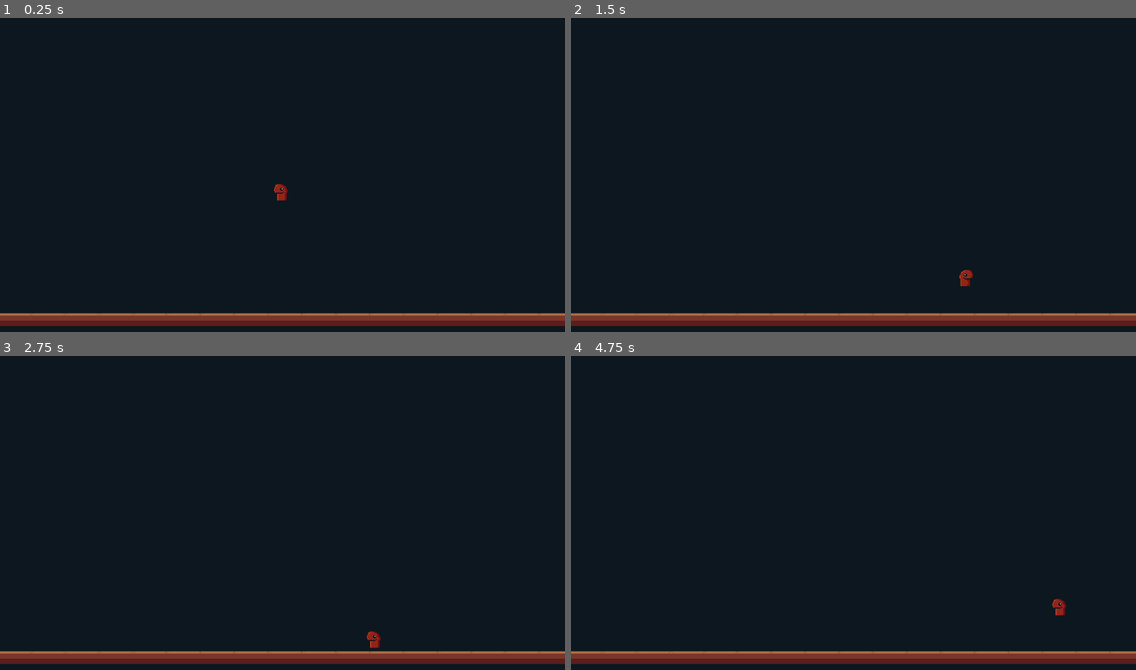
Above: before the commit, frames 1-4 (two rows, left to right).
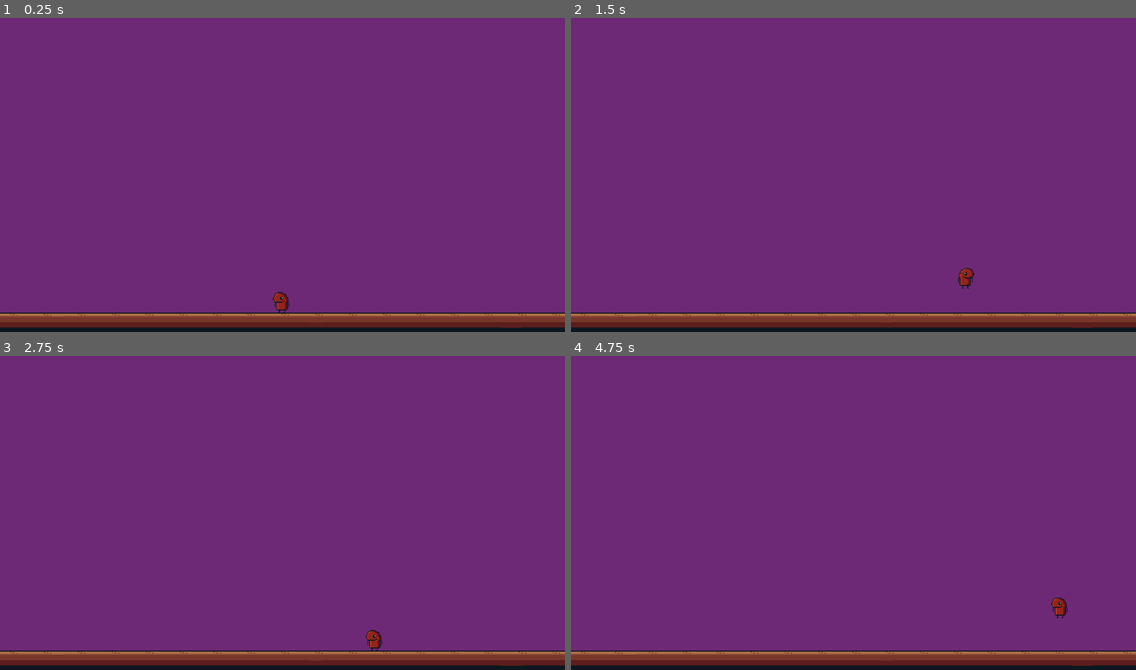
Above: after the commit, the same moments.

Repository: KilpikonnanKerma/ctc
Game: Godot game, scene res://scenes/scene_1.tscn
Same seed, same stepped clock (60 frames per second), same inputs: the game is played once before the commit and once after it.
Inputs:
- Up to frame 1 (0.25 s): no input
- Up to frame 2 (1.5 s): tap Enter at 0.5 s; hold Shift (run) 0.53-1.28 s; hold D (mv_right) from 0.53 s (still down); tap Space (jump) at 0.77 s; tap Shift (run) at 1.35 s
- Up to frame 3 (2.75 s): tap Space (jump) at 1.52 s; release D (mv_right) at 2.03 s; hold A (mv_left) from 2.03 s (still down); hold Shift (run) from 2.03 s (still down)
- Up to frame 4 (4.75 s): release A (mv_left) at 2.78 s; release Shift (run) at 2.78 s; hold D (mv_right) 2.78-4.28 s; tap Shift (run) at 2.85, 4.35 s; tap Space (jump) at 3.02, 3.77, 4.52 s; hold Shift (run) 3.53-4.28 s; hold A (mv_left) from 4.28 s (still down)

The runs differ from the first frame. In frame 1, 96% of the frame differs, in the area x 0-100%, y 0-99%; in frame 2, 95%; in frame 3, 95%; in frame 4, 95%.

Commit message:
large updates

Diff:
--- a/scenes/scene_1.tscn
+++ b/scenes/scene_1.tscn
@@ -1,12 +1,13 @@
-[gd_scene load_steps=8 format=3 uid="uid://b56dj5ds4rp8e"]
+[gd_scene load_steps=9 format=3 uid="uid://b56dj5ds4rp8e"]
 
 [ext_resource type="Script" path="res://scripts/player.gd" id="1_3hcg4"]
 [ext_resource type="Texture2D" uid="uid://goygooi12ch" path="res://sprites/player_idle_0.png" id="2_khy4q"]
 [ext_resource type="Texture2D" uid="uid://c23aqcqw8q28r" path="res://sprites/player_idle_0_right.png" id="3_bn1vj"]
-[ext_resource type="Texture2D" uid="uid://c374smsv6tout" path="res://sprites/maps/floor_01_nobrdr.png" id="4_rxghq"]
+[ext_resource type="Texture2D" uid="uid://dstjvfa1phlf" path="res://sprites/maps/wall_01.png" id="4_84vrp"]
+[ext_resource type="Texture2D" uid="uid://dirjy71u0jxra" path="res://sprites/maps/floor_01_nobrdr32x16.png" id="5_7pkgf"]
 
 [sub_resource type="RectangleShape2D" id="RectangleShape2D_v1d72"]
-size = Vector2(36, 38)
+size = Vector2(36, 40)
 
 [sub_resource type="SpriteFrames" id="SpriteFrames_hunum"]
 animations = [{
@@ -36,13 +37,13 @@
 }]
 
 [sub_resource type="RectangleShape2D" id="RectangleShape2D_fjyij"]
-size = Vector2(1146, 31.5)
+size = Vector2(1146, 28.5)
 
 [node name="Scene1" type="Node2D"]
 position = Vector2(568, 318)
 
 [node name="CharacterBody2D" type="CharacterBody2D" parent="."]
-position = Vector2(0, 137)
+position = Vector2(0, 357)
 script = ExtResource("1_3hcg4")
 
 [node name="CollisionShape2D" type="CollisionShape2D" parent="CharacterBody2D"]
@@ -55,102 +56,32 @@
 sprite_frames = SubResource("SpriteFrames_hunum")
 animation = &"run_r"
 
-[node name="StaticBody2D" type="StaticBody2D" parent="."]
+[node name="ml_01" type="StaticBody2D" parent="."]
 position = Vector2(-28, 415)
 
-[node name="CollisionShape2D" type="CollisionShape2D" parent="StaticBody2D"]
-position = Vector2(29, -4.75)
+[node name="CollisionShape2D" type="CollisionShape2D" parent="ml_01"]
+position = Vector2(29, -6.75)
 shape = SubResource("RectangleShape2D_fjyij")
 
-[node name="Sprite2D2" type="Sprite2D" parent="StaticBody2D"]
+[node name="Background" type="Sprite2D" parent="ml_01"]
+z_index = -10
+position = Vector2(31.5, -501)
+scale = Vector2(4.49609, 3.75781)
+texture = ExtResource("4_84vrp")
+
+[node name="Floor" type="Node2D" parent="ml_01"]
+
+[node name="Sprite2D2" type="Polygon2D" parent="ml_01/Floor"]
 texture_filter = 1
+texture_repeat = 2
 position = Vector2(0, -5)
-texture = ExtResource("4_rxghq")
-
-[node name="Sprite2D3" type="Sprite2D" parent="StaticBody2D"]
-texture_filter = 1
-position = Vector2(-64, -5)
-texture = ExtResource("4_rxghq")
-
-[node name="Sprite2D4" type="Sprite2D" parent="StaticBody2D"]
-texture_filter = 1
-position = Vector2(-128, -5)
-texture = ExtResource("4_rxghq")
-
-[node name="Sprite2D5" type="Sprite2D" parent="StaticBody2D"]
-texture_filter = 1
-position = Vector2(-192, -5)
-texture = ExtResource("4_rxghq")
-
-[node name="Sprite2D6" type="Sprite2D" parent="StaticBody2D"]
-texture_filter = 1
-position = Vector2(-256, -5)
-texture = ExtResource("4_rxghq")
-
-[node name="Sprite2D7" type="Sprite2D" parent="StaticBody2D"]
-texture_filter = 1
-position = Vector2(-320, -5)
-texture = ExtResource("4_rxghq")
-
-[node name="Sprite2D8" type="Sprite2D" parent="StaticBody2D"]
-texture_filter = 1
-position = Vector2(-384, -5)
-texture = ExtResource("4_rxghq")
-
-[node name="Sprite2D9" type="Sprite2D" parent="StaticBody2D"]
-texture_filter = 1
-position = Vector2(-448, -5)
-texture = ExtResource("4_rxghq")
-
-[node name="Sprite2D18" type="Sprite2D" parent="StaticBody2D"]
-texture_filter = 1
-position = Vector2(-512, -5)
-texture = ExtResource("4_rxghq")
-
-[node name="Sprite2D10" type="Sprite2D" parent="StaticBody2D"]
-texture_filter = 1
-position = Vector2(512, -5)
-texture = ExtResource("4_rxghq")
-
-[node name="Sprite2D19" type="Sprite2D" parent="StaticBody2D"]
-texture_filter = 1
-position = Vector2(576, -5)
-texture = ExtResource("4_rxghq")
-
-[node name="Sprite2D11" type="Sprite2D" parent="StaticBody2D"]
-texture_filter = 1
-position = Vector2(448, -5)
-texture = ExtResource("4_rxghq")
-
-[node name="Sprite2D12" type="Sprite2D" parent="StaticBody2D"]
-texture_filter = 1
-position = Vector2(384, -5)
-texture = ExtResource("4_rxghq")
-
-[node name="Sprite2D13" type="Sprite2D" parent="StaticBody2D"]
-texture_filter = 1
-position = Vector2(320, -5)
-texture = ExtResource("4_rxghq")
-
-[node name="Sprite2D14" type="Sprite2D" parent="StaticBody2D"]
-texture_filter = 1
-position = Vector2(256, -5)
-texture = ExtResource("4_rxghq")
-
-[node name="Sprite2D15" type="Sprite2D" parent="StaticBody2D"]
-texture_filter = 1
-position = Vector2(192, -5)
-texture = ExtResource("4_rxghq")
-
-[node name="Sprite2D16" type="Sprite2D" parent="StaticBody2D"]
-texture_filter = 1
-position = Vector2(128, -5)
-texture = ExtResource("4_rxghq")
-
-[node name="Sprite2D17" type="Sprite2D" parent="StaticBody2D"]
-texture_filter = 1
-position = Vector2(64, -5)
-texture = ExtResource("4_rxghq")
+scale = Vector2(40, 2)
+texture = ExtResource("5_7pkgf")
+texture_offset = Vector2(0, 8)
+texture_scale = Vector2(20, 1)
+polygon = PackedVector2Array(-16, 8, -16, -8, 16, -8, 16, 8, 16, 8)
+uv = PackedVector2Array(0, 16, 0, 0, 32, 0, 32, 16)
+polygons = [PackedInt32Array(0, 1, 2, 3)]
 
 [node name="Camera2D" type="Camera2D" parent="."]
 texture_filter = 1
--- a/scripts/player.gd
+++ b/scripts/player.gd
@@ -19,7 +19,7 @@
 
 	var direction := Input.get_axis("mv_left", "mv_right")
 	if direction:
-		if Input.is_action_pressed("run"):
+		if Input.is_action_pressed("run"): #voi ns. dashata ilmassa, jos painaa shiftiä (it's not a bug it's a feature)
 			velocity.x = move_toward(velocity.x, direction * run_speed, run_speed * acceleration)
 		else:
 			velocity.x = move_toward(velocity.x, direction * WALK_SPEED, WALK_SPEED * acceleration)
Binary file added: sprites/maps/floor_01_nobrdr32x16.png
Not shown, added: sprites/maps/floor_01_nobrdr32x16.png.import
Binary file added: sprites/maps/wall_01.png
Not shown, added: sprites/maps/wall_01.png.import
